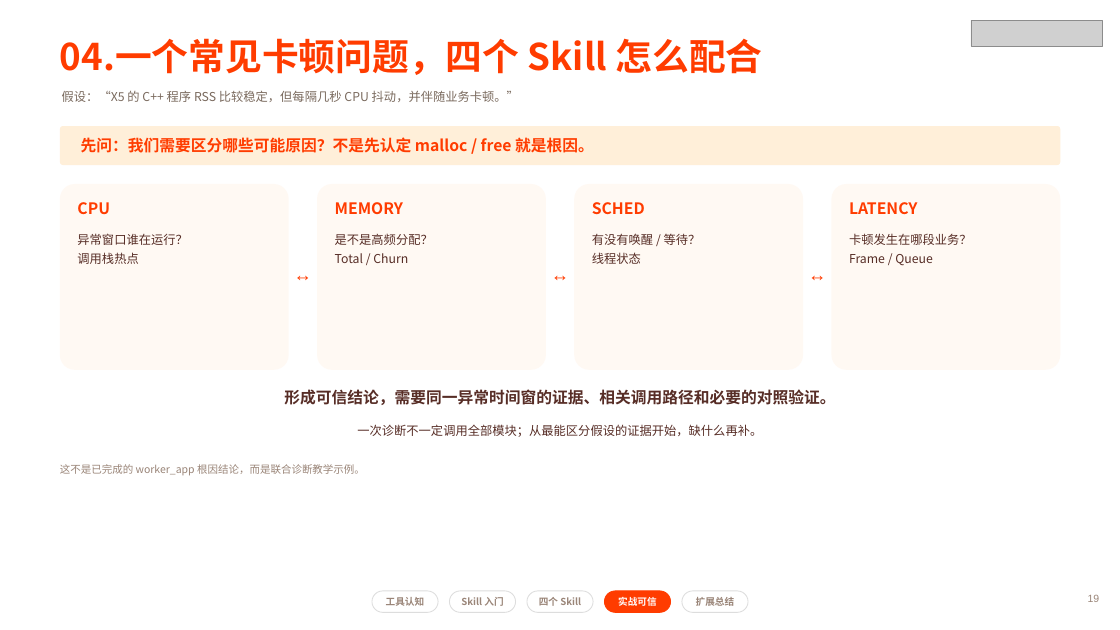
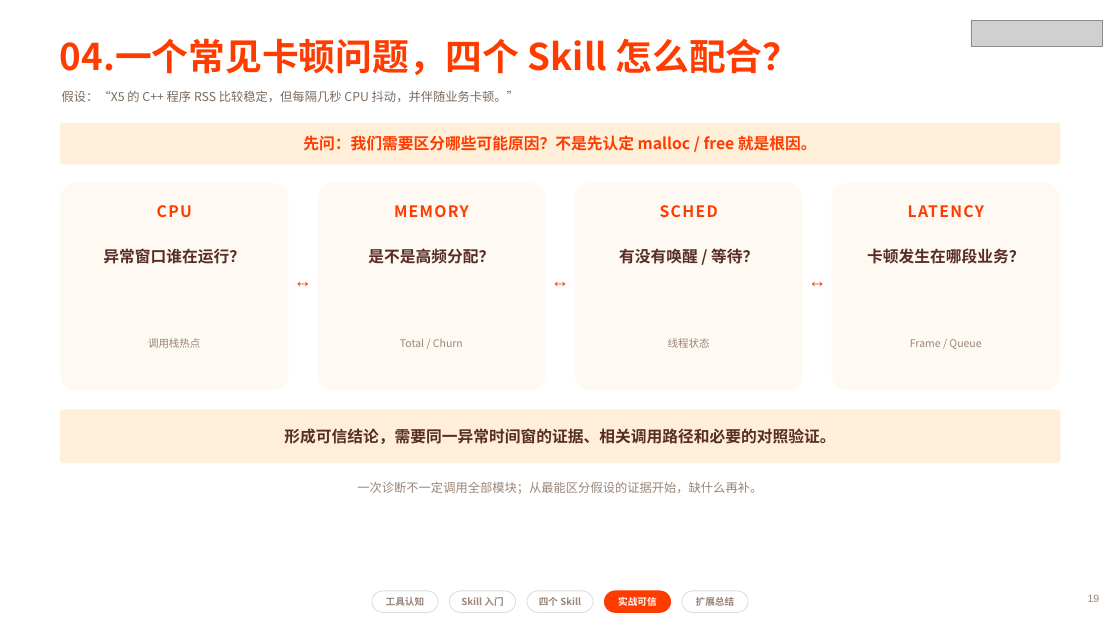
Before and after one commit to dg-xiaodong/test_perfetto, a slide deck: slide 19 of perfetto_ppt/Perfetto_Agent_Skills_地瓜模板_26页.pptx. Drawn at 1120x630 pixels with LibreOffice and Linux fonts; fonts in the diff are those of the drawing; grey boxes stand for pictures. Boxes give left, top, right and bottom in pixels: in the first picture for what was removed or moved away, otherwise in the second. Text is boxed around its words. In the diff, an @@ line names an element or a change of style, - is before the commit and + after.

```diff
--- a/perfetto_ppt/Perfetto_Agent_Skills_地瓜模板_26页.pptx
+++ b/perfetto_ppt/Perfetto_Agent_Skills_地瓜模板_26页.pptx
@@ text at (x1=60, y1=38, x2=800, y2=75): text changed @@
-04.一个常见卡顿问题，四个 Skill 怎么配合
+04.一个常见卡顿问题，四个 Skill 怎么配合？
@@ text "先问：我们需要区分哪些可能原因？不是先认定 malloc / free 就是根因。" at (x1=303, y1=135, x2=817, y2=151): alignment left to centre @@
@@ text "CPU" moved from (x1=77, y1=202, x2=110, y2=215) to (x1=157, y1=205, x2=192, y2=218) @@
@@ rounded rectangle resized from (x1=60, y1=184, x2=289, y2=370) to (x1=60, y1=183, x2=289, y2=391) @@
@@ text "MEMORY" moved from (x1=335, y1=202, x2=403, y2=214) to (x1=394, y1=205, x2=469, y2=217) @@
@@ rounded rectangle resized from (x1=317, y1=184, x2=546, y2=370) to (x1=317, y1=183, x2=546, y2=391) @@
@@ letter spacing 0 to 1.5 pt; alignment left to centre in 4 elements at (x1=157, y1=205, x2=192, y2=218), (x1=908, y1=205, x2=984, y2=218), (x1=394, y1=205, x2=469, y2=217), (x1=660, y1=205, x2=718, y2=218) @@
@@ text "SCHED" moved from (x1=592, y1=202, x2=645, y2=215) to (x1=660, y1=205, x2=718, y2=218) @@
@@ rounded rectangle resized from (x1=574, y1=184, x2=803, y2=370) to (x1=574, y1=183, x2=803, y2=391) @@
@@ text "LATENCY" moved from (x1=849, y1=202, x2=917, y2=215) to (x1=908, y1=205, x2=984, y2=218) @@
@@ rounded rectangle resized from (x1=831, y1=184, x2=1060, y2=370) to (x1=831, y1=183, x2=1060, y2=391) @@
@@ text at (x1=103, y1=248, x2=245, y2=264): text changed; size 14 to 18 pt; bold on @@
-异常窗口谁在运行？
-调用栈热点
+异常窗口谁在运行？
@@ text at (x1=368, y1=248, x2=494, y2=264): text changed; size 14 to 18 pt; bold on @@
-是不是高频分配？
-Total / Churn
+是不是高频分配？
@@ text at (x1=619, y1=248, x2=758, y2=264): text changed; size 14 to 18 pt; bold on @@
-有没有唤醒 / 等待？
-线程状态
+有没有唤醒 / 等待？
@@ 3 texts moved together from (x1=291, y1=258, x2=829, y2=290) to (x1=291, y1=265, x2=829, y2=296) @@
@@ text at (x1=867, y1=248, x2=1024, y2=264): text changed; size 14 to 18 pt; bold on @@
-卡顿发生在哪段业务？
-Frame / Queue
+卡顿发生在哪段业务？
@@ text added at (x1=148, y1=338, x2=200, y2=348), 12 pt, text #9A8578 @@
+调用栈热点
@@ text added at (x1=400, y1=339, x2=463, y2=347), 12 pt, text #9A8578 @@
+Total / Churn
@@ text added at (x1=668, y1=338, x2=710, y2=348), 12 pt, text #9A8578 @@
+线程状态
@@ text added at (x1=910, y1=339, x2=981, y2=349), 12 pt, text #9A8578 @@
+Frame / Queue
@@ rounded rectangle added at (x1=60, y1=409, x2=1060, y2=463), fill #FFEFD9 @@
@@ text "形成可信结论，需要同一异常时间窗的证据、相关调用路径和必要的对照验证。" moved from (x1=284, y1=389, x2=835, y2=405) to (x1=284, y1=428, x2=835, y2=444) @@
@@ text "形成可信结论，需要同一异常时间窗的证据、相关调用路径和必要的对照验证。" at (x1=284, y1=428, x2=835, y2=444): vertical alignment top to middle @@
@@ text removed at (x1=60, y1=464, x2=365, y2=476) @@
-这不是已完成的 worker_app 根因结论，而是联合诊断教学示例。
@@ text "一次诊断不一定调用全部模块；从最能区分假设的证据开始，缺什么再补。" moved from (x1=357, y1=424, x2=762, y2=437) to (x1=357, y1=482, x2=762, y2=494) @@
@@ text "一次诊断不一定调用全部模块；从最能区分假设的证据开始，缺什么再补。" at (x1=357, y1=482, x2=762, y2=494): text colour #572D26 to #9A8578 @@
```
Also in this commit, not shown: 2 other slides changed.
